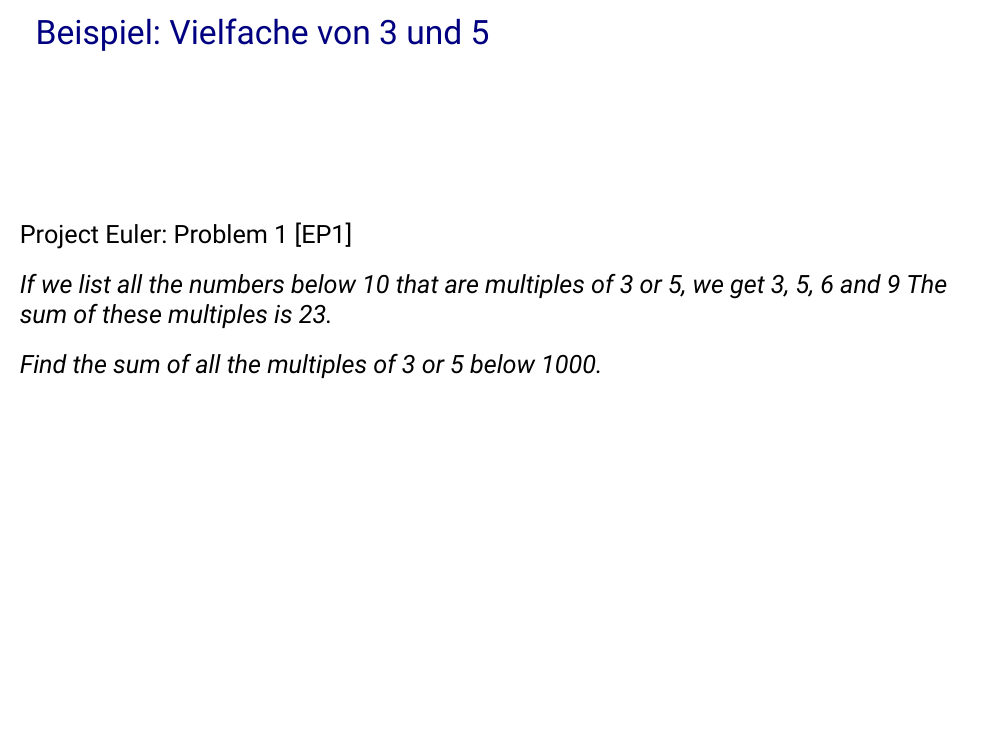
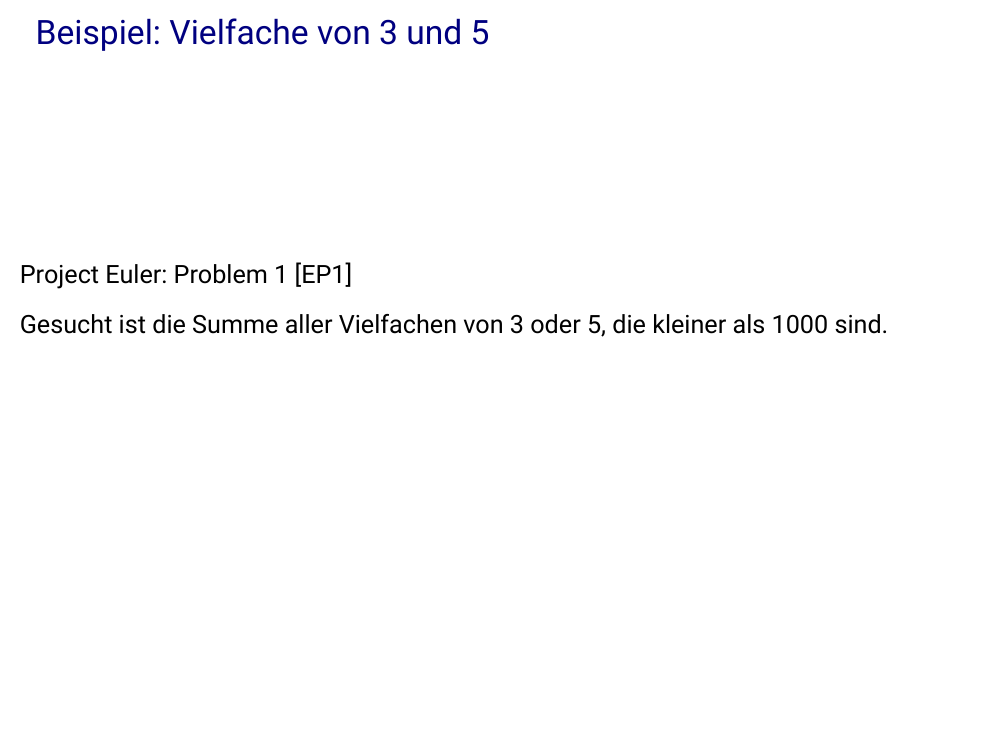
Before and after one commit to j-stephan/hs16, a slide deck: slide 18 of presentation/presentation.odp (slide 5 before the commit). Drawn at 1008x756 pixels with LibreOffice and Linux fonts; fonts in the diff are those of the drawing; background and template pictures are left out. Boxes give left, top, right and bottom in pixels: in the first picture for what was removed or moved away, otherwise in the second. Text is boxed around its words. In the diff, an @@ line names an element or a change of style, - is before the commit and + after.

```diff
--- a/presentation/presentation.odp
+++ b/presentation/presentation.odp
@@ text at (x1=20, y1=314, x2=889, y2=337): text changed; italic off @@
-If we list all the numbers below 10 that are multiples of 3 or 5, we get 3, 5, 6 and 9 The sum of these multiples is 23.
-Find the sum of all the multiples of 3 or 5 below 1000.
+Gesucht ist die Summe aller Vielfachen von 3 oder 5, die kleiner als 1000 sind.
```
Also in this commit, not shown: 8 other slides changed, 21 slides added, 4 slides removed, 1 other file.
